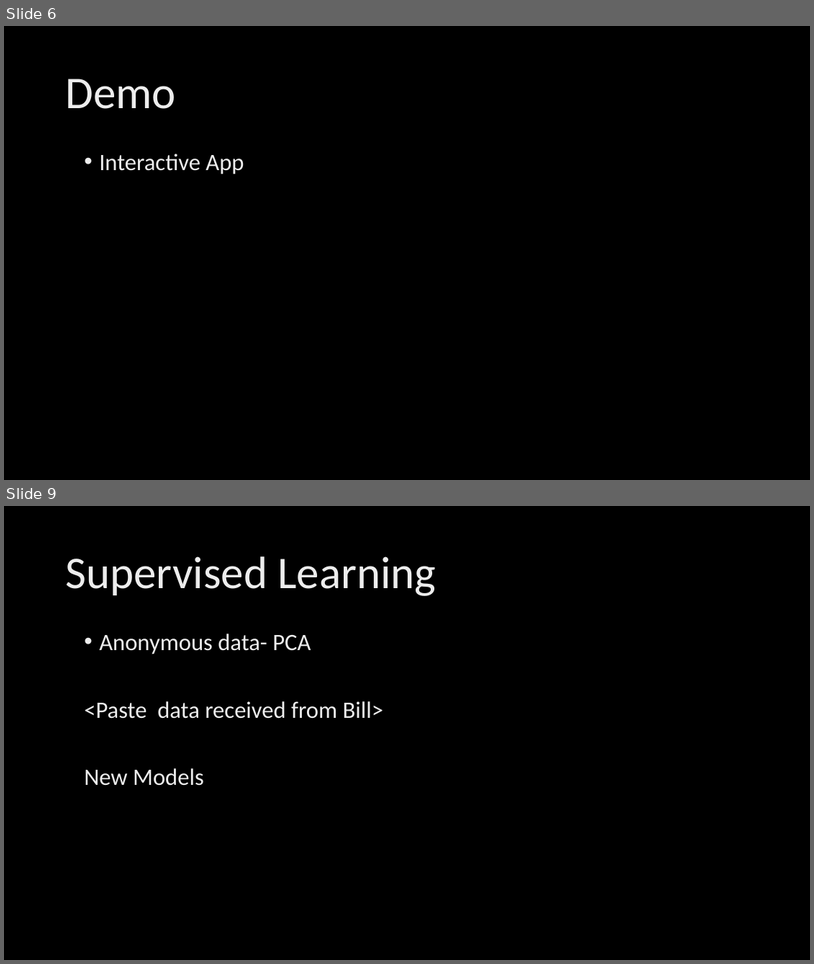
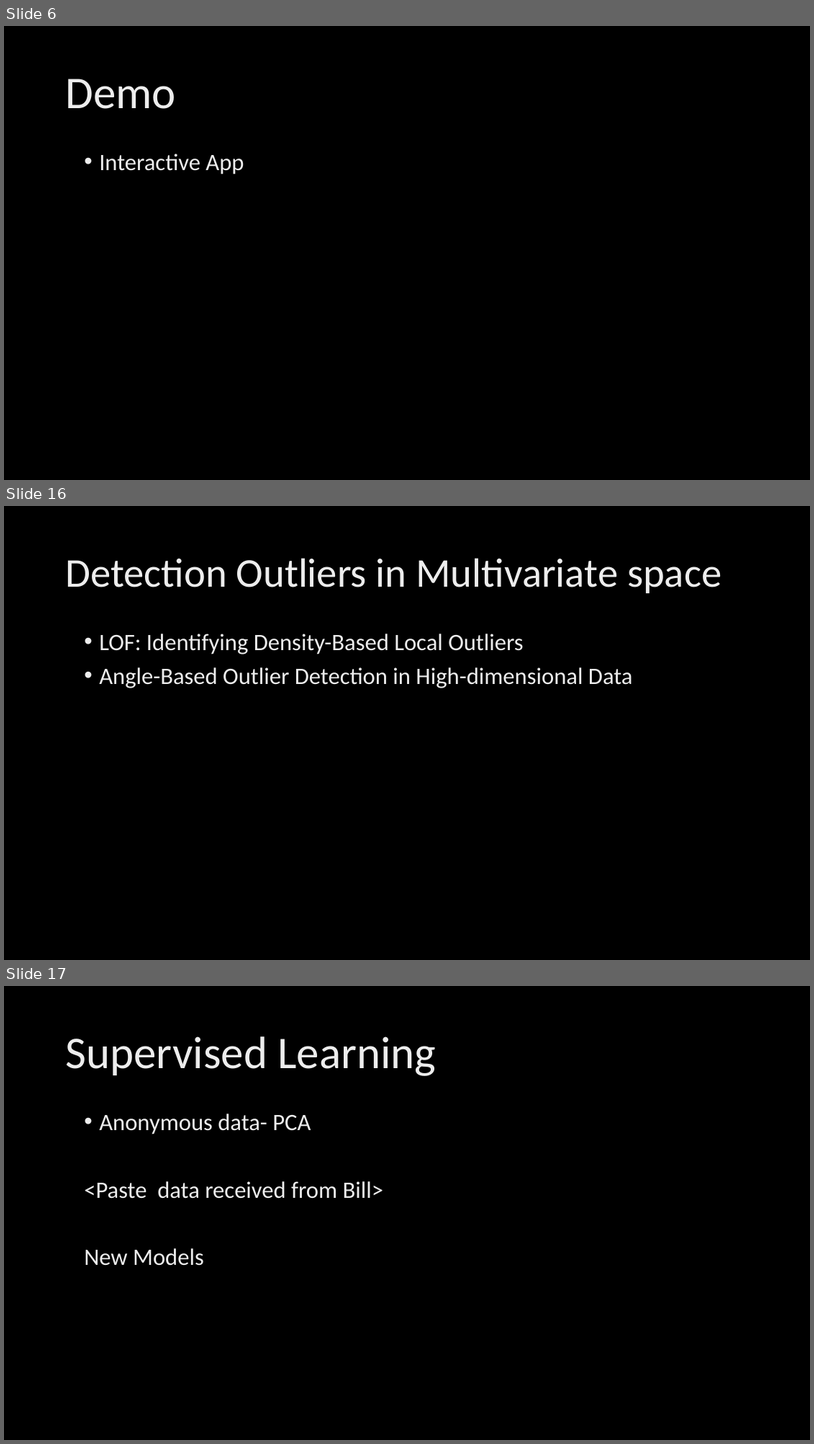
Before and after one commit to anomalydetect/anomalydetect, a slide deck: demo/Anomaly Detection.pptx. Shown one above the other, each under a label of ours: slides 6 and 9 before the commit, slides 6, 16 and 17 after it; the slides between them are not shown. The pictures are 814x964 and 814x1444 pixels, drawn with LibreOffice and Linux fonts; fonts in the diff are those of the drawing; background and template pictures are left out. Boxes give left, top, right and bottom in pixels: in the first picture for what was removed or moved away, otherwise in the second. Text is boxed around its words. In the diff, an @@ line names an element or a change of style, - is before the commit and + after.

```diff
--- a/demo/Anomaly Detection.pptx
+++ b/demo/Anomaly Detection.pptx
@@ slide 16 added at bbox=[4, 506, 810, 960], background picture (left out) @@
@@ title added at bbox=[65, 558, 722, 593], 48.6 pt, text gradient #BFBFBF to #EDEDED to #FFFFFF @@
+Detection Outliers in Multivariate space
@@ text added at bbox=[99, 633, 633, 688], 28 pt, text gradient #BFBFBF to #EDEDED to #FFFFFF @@
+• LOF: Identifying Density-Based Local Outliers
+• Angle-Based Outlier Detection in High-dimensional Data
@@ what was slide 9 is now slide 17 @@
```
Also in this commit, not shown: 1 slide changed, 8 other slides added, 1 slide removed.
